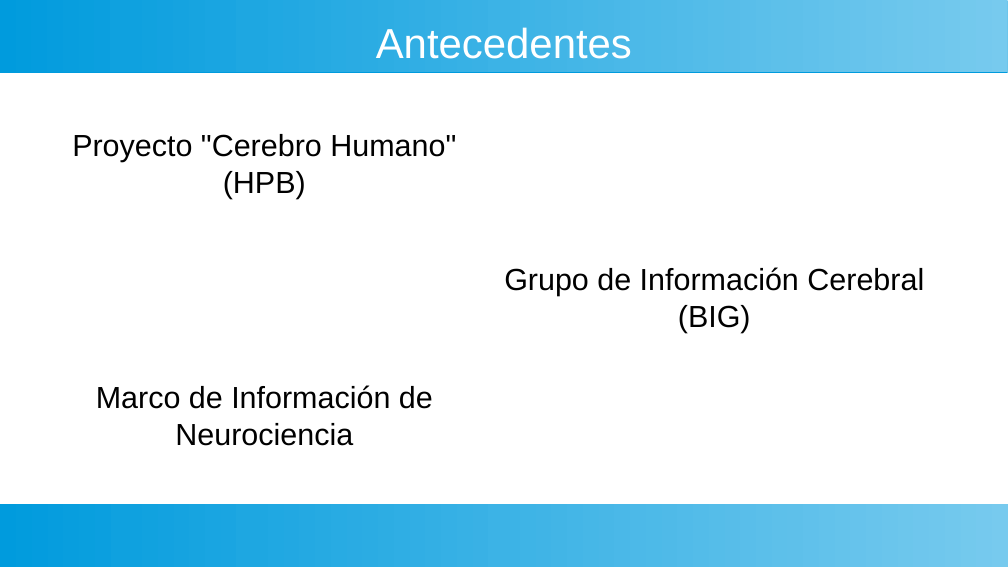
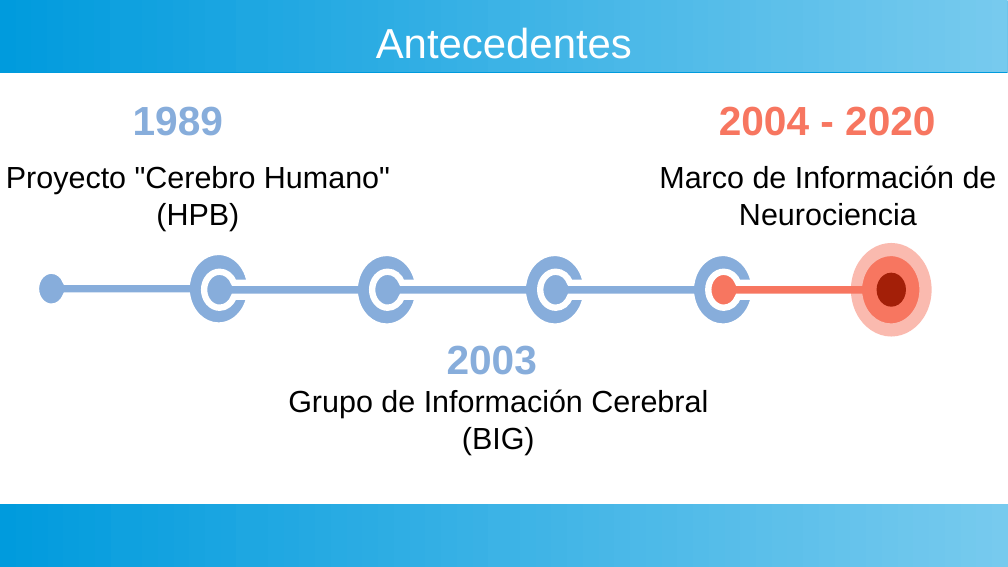
Before and after one commit to gaspect/brainsys, a slide deck: slide 9 of Presentación.odp. Drawn at 1008x567 pixels with LibreOffice and Linux fonts; fonts in the diff are those of the drawing. Boxes give left, top, right and bottom in pixels: in the first picture for what was removed or moved away, otherwise in the second. Text is boxed around its words. In the diff, an @@ line names an element or a change of style, - is before the commit and + after.

```diff
--- a/Presentación.odp
+++ b/Presentación.odp
@@ text added at [133, 106, 223, 136], 32 pt, text #87ADDB, bold @@
+1989
@@ text added at [719, 106, 935, 136], 32 pt, text #F77660, bold @@
+2004 - 2020
@@ text "Proyecto "Cerebro Humano" (HPB)": place and size @@
-text "Proyecto "Cerebro Humano" (HPB)" at [72, 134, 456, 198]
+text "Proyecto "Cerebro Humano" (HPB)" at [6, 166, 390, 231]
@@ text "Marco de Información de Neurociencia": place and size @@
-text "Marco de Información de Neurociencia" at [96, 385, 433, 446]
+text "Marco de Información de Neurociencia" at [659, 165, 997, 226]
@@ group added at [36, 243, 932, 337]: 5 freeform shapes, 2 ellipses @@
@@ text added at [447, 345, 537, 375], 32 pt, text #87ADDB, bold @@
+2003
@@ text "Grupo de Información Cerebral (BIG)": place and size @@
-text "Grupo de Información Cerebral (BIG)" at [504, 267, 924, 332]
+text "Grupo de Información Cerebral (BIG)" at [288, 389, 708, 455]
```
Also in this commit, not shown: 17 other slides changed, 1 slide added, 2 slides removed.
